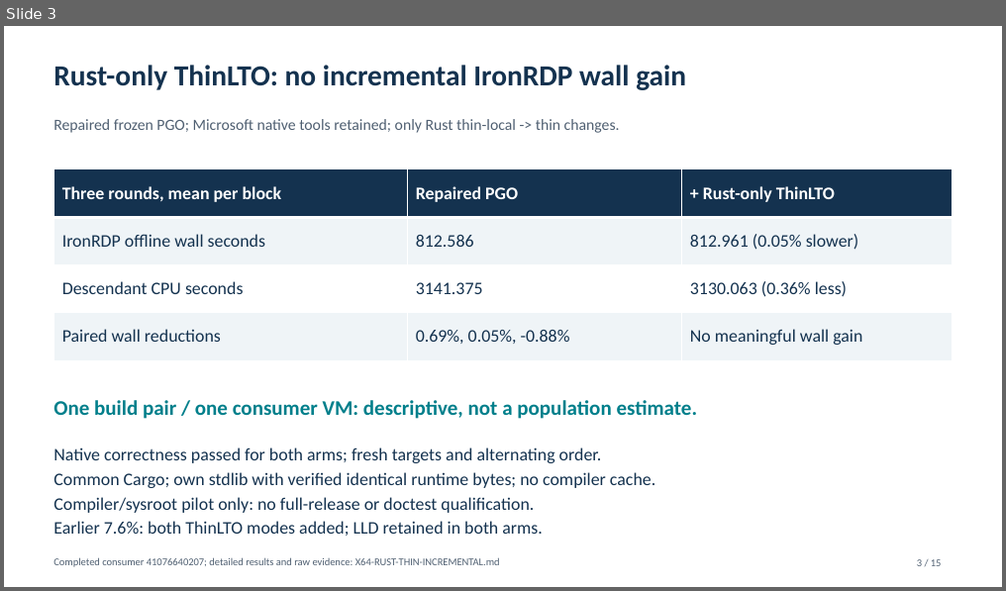
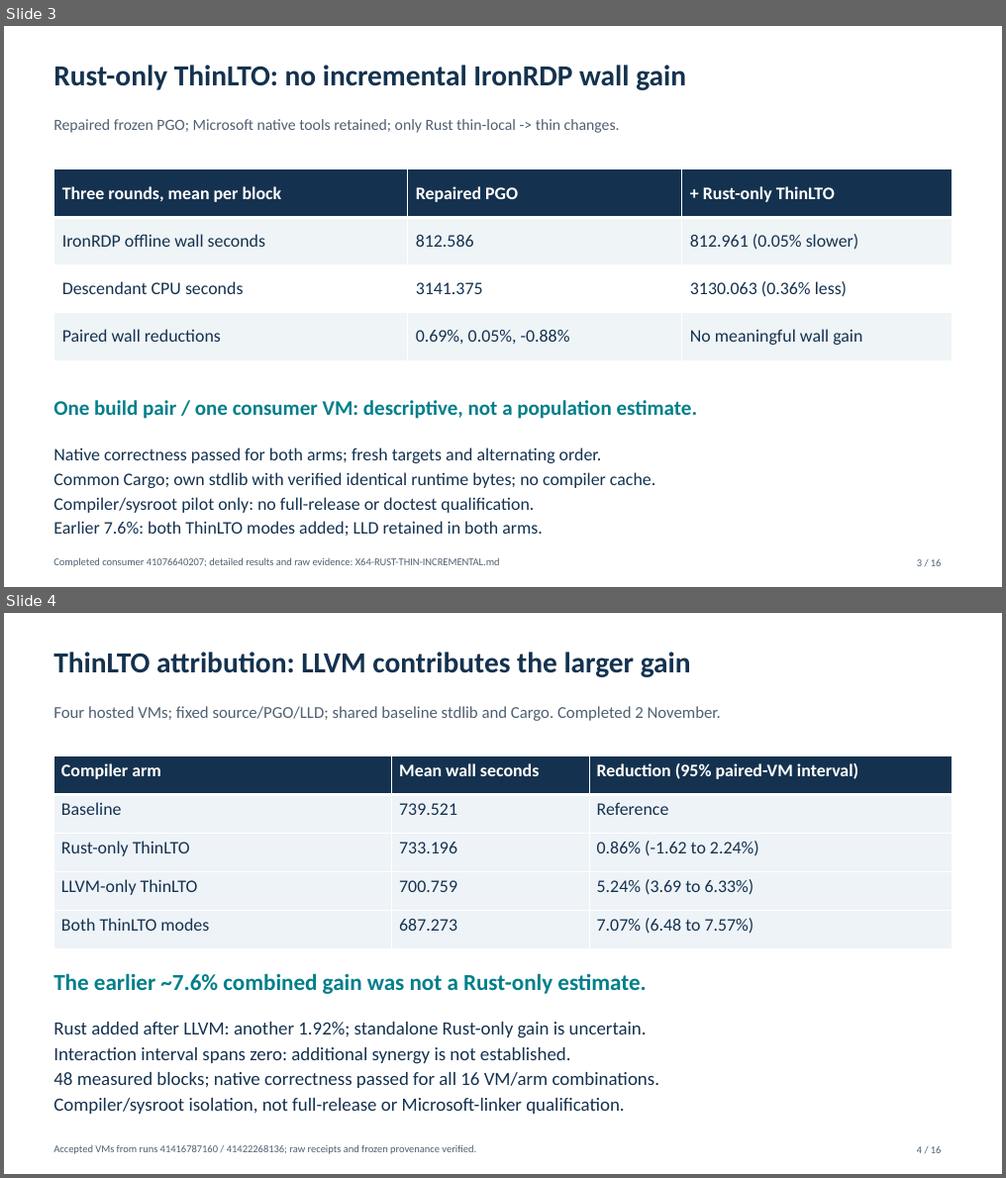
Before and after one commit to marcpems/IronRDP-ci-benchmark, a slide deck: ci-benchmark/matched-release/Rust-Optimization-Summary-Published.pptx. Shown one above the other, each under a label of ours: slide 3 before the commit, slides 3 and 4 after it. The pictures are 1006x591 and 1006x1178 pixels, drawn with LibreOffice and Linux fonts; fonts in the diff are those of the drawing. Boxes give left, top, right and bottom in pixels: in the first picture for what was removed or moved away, otherwise in the second. Text is boxed around its words. In the diff, an @@ line names an element or a change of style, - is before the commit and + after.

```diff
--- a/ci-benchmark/matched-release/Rust-Optimization-Summary-Published.pptx
+++ b/ci-benchmark/matched-release/Rust-Optimization-Summary-Published.pptx
@@ slide 4 added at (x1=4, y1=613, x2=1002, y2=1174), background #FFFFFF @@
@@ text added at (x1=54, y1=652, x2=691, y2=677), 28 pt, text #14324F, bold @@
+ThinLTO attribution: LLVM contributes the larger gain
@@ text added at (x1=54, y1=706, x2=721, y2=721), 16 pt, text #506072 @@
+Four hosted VMs; fixed source/PGO/LLD; shared baseline stdlib and Cargo. Completed 2 November.
@@ table added at (x1=54, y1=757, x2=952, y2=950), 5 rows, 3 columns @@
+Compiler arm | Mean wall seconds | Reduction (95% paired-VM interval)
+Baseline | 739.521 | Reference
+Rust-only ThinLTO | 733.196 | 0.86% (-1.62 to 2.24%)
+LLVM-only ThinLTO | 700.759 | 5.24% (3.69 to 6.33%)
+Both ThinLTO modes | 687.273 | 7.07% (6.48 to 7.57%)
@@ text added at (x1=54, y1=973, x2=646, y2=994), 22 pt, text #007F8B, bold @@
+The earlier ~7.6% combined gain was not a Rust-only estimate.
@@ text added at (x1=54, y1=1022, x2=659, y2=1114), 18 pt, text #14324F @@
+Rust added after LLVM: another 1.92%; standalone Rust-only gain is uncertain.
+Interaction interval spans zero: additional synergy is not established.
+48 measured blocks; native correctness passed for all 16 VM/arm combinations.
+Compiler/sysroot isolation, not full-release or Microsoft-linker qualification.
@@ text added at (x1=54, y1=1145, x2=476, y2=1155), 10 pt, text #506072 @@
+Accepted VMs from runs 41416787160 / 41422268136; raw receipts and frozen provenance verified.
@@ text added at (x1=917, y1=1147, x2=942, y2=1154), 10 pt, text #506072 @@
+4 / 16
```
Also in this commit, not shown: 14 other slides changed, 8 other files.
